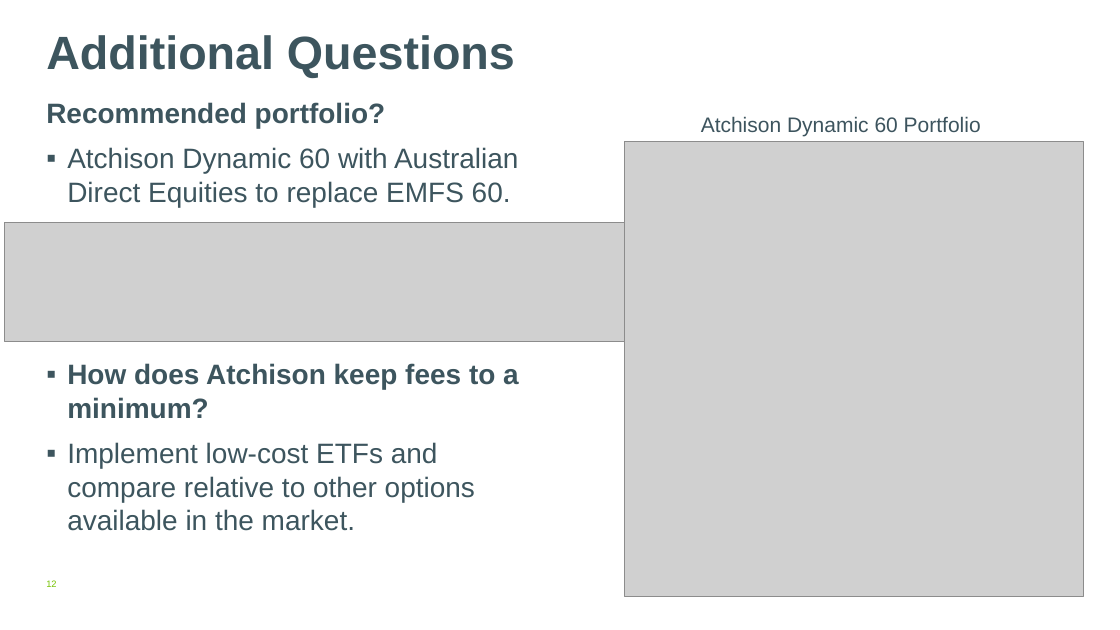
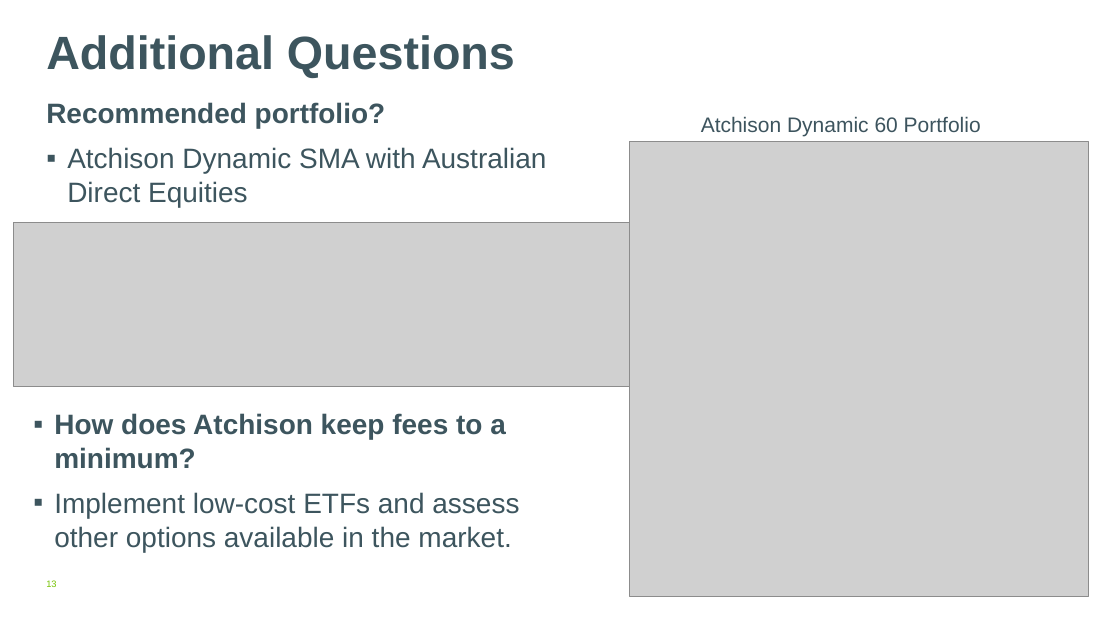
Before and after one commit to AtchisonClients/atchisonclients.github.io, a slide deck: slide 13 of assetsHTML/EMFS/EMFS-Atchison.pptx (slide 12 before the commit). Drawn at 1120x630 pixels with LibreOffice and Linux fonts; fonts in the diff are those of the drawing; grey boxes stand for pictures; background and template pictures are left out. Boxes give left, top, right and bottom in pixels: in the first picture for what was removed or moved away, otherwise in the second. Text is boxed around its words. In the diff, an @@ line names an element or a change of style, - is before the commit and + after.

```diff
--- a/assetsHTML/EMFS/EMFS-Atchison.pptx
+++ b/assetsHTML/EMFS/EMFS-Atchison.pptx
@@ text at box(67, 147, 546, 207): text changed @@
-▪ Atchison Dynamic 60 with Australian Direct Equities to replace EMFS 60.
+▪ Atchison Dynamic SMA with Australian Direct Equities
@@ picture: place and size @@
-picture at box(625, 141, 1084, 597)
+picture at box(630, 141, 1089, 597)
@@ picture: place and size @@
-picture at box(4, 223, 652, 342)
+picture at box(13, 223, 659, 386)
@@ text "How does Atchison keep fees ...": place and size @@
-text "How does Atchison keep fees ..." at box(67, 363, 519, 531)
+text "How does Atchison keep fees ..." at box(54, 413, 519, 552)
@@ text at box(54, 492, 519, 552): text changed @@
-▪ Implement low-cost ETFs and compare relative to other options available in the market.
+▪ Implement low-cost ETFs and assess other options available in the market.
```
Also in this commit, not shown: 8 other slides changed, 5 slides added.
